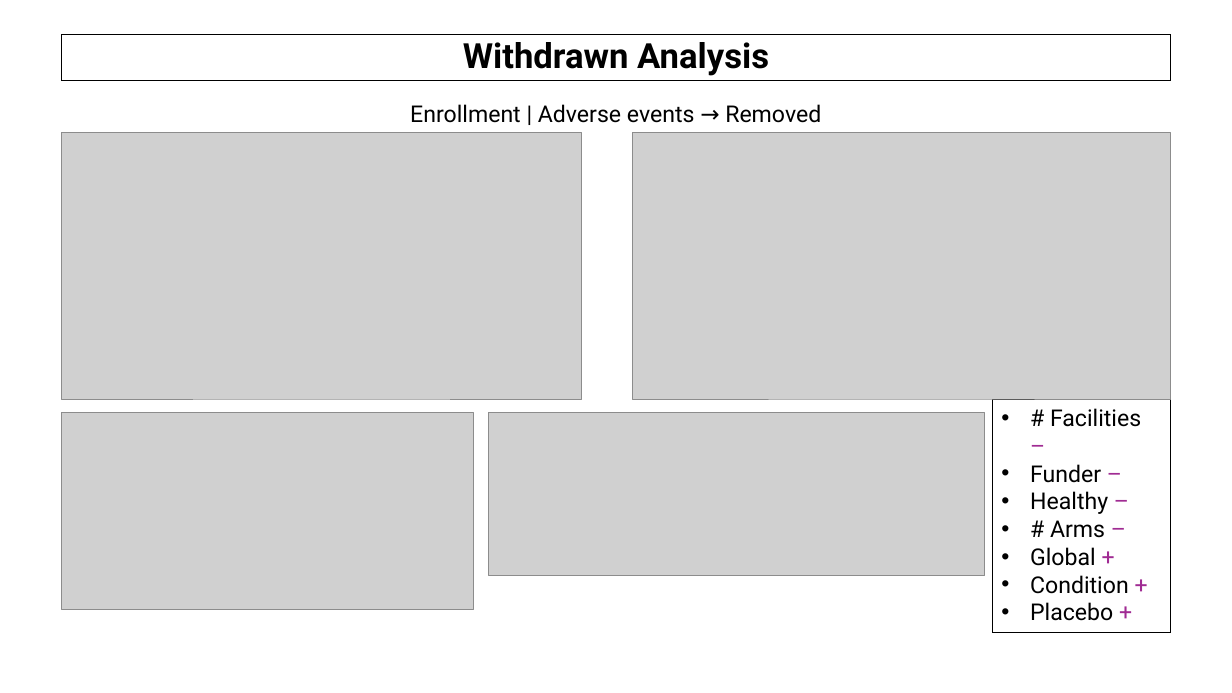
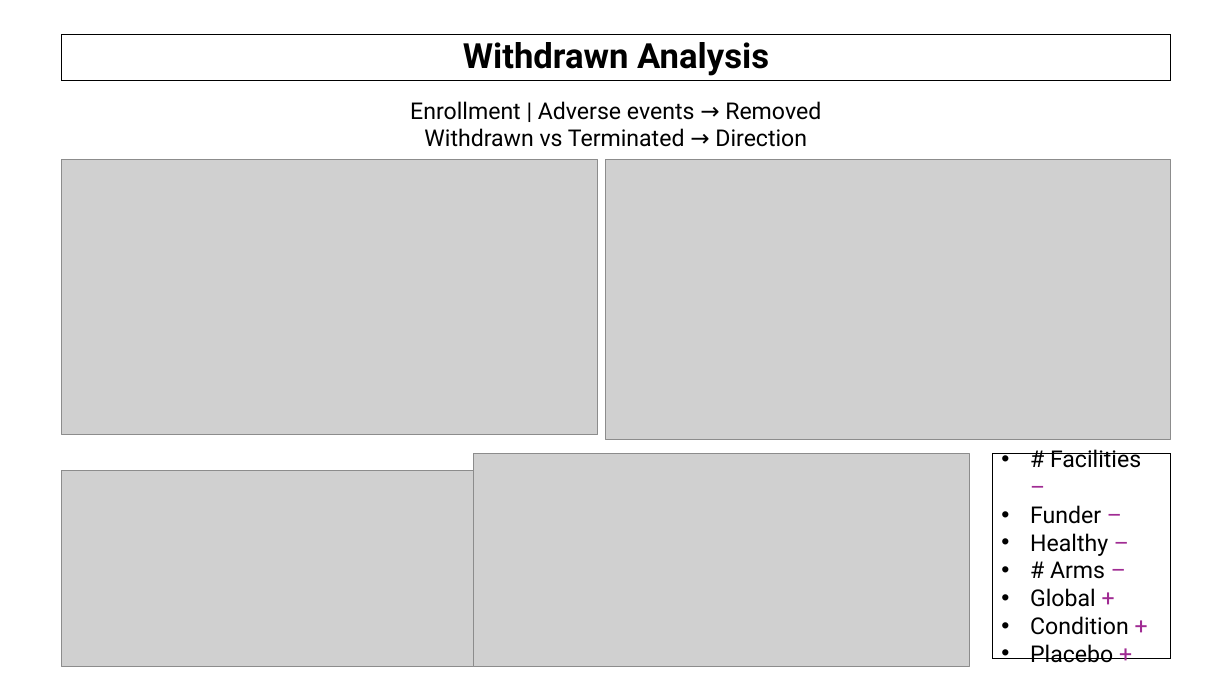
Before and after one commit to AndreouEugenia/Thesis, a slide deck: slide 23 of Thesis_Presentation.pptx. Drawn at 1232x693 pixels with LibreOffice and Linux fonts; fonts in the diff are those of the drawing; grey boxes stand for pictures; background and template pictures are left out. Boxes give left, top, right and bottom in pixels: in the first picture for what was removed or moved away, otherwise in the second. Text is boxed around its words. In the diff, an @@ line names an element or a change of style, - is before the commit and + after.

```diff
--- a/Thesis_Presentation.pptx
+++ b/Thesis_Presentation.pptx
@@ text at (x1=424, y1=128, x2=807, y2=147): paragraph added @@
+Withdrawn vs Terminated → Direction
@@ picture resized from (x1=62, y1=132, x2=582, y2=399) to (x1=62, y1=160, x2=598, y2=435) @@
@@ picture resized from (x1=633, y1=132, x2=1171, y2=399) to (x1=605, y1=160, x2=1170, y2=440) @@
@@ rectangle "# Facilities –" resized from (x1=993, y1=399, x2=1171, y2=632) to (x1=993, y1=453, x2=1171, y2=658) @@
@@ rectangle "# Facilities –" at (x1=993, y1=453, x2=1171, y2=658): vertical alignment top to middle @@
@@ picture moved from (x1=62, y1=412, x2=473, y2=609) to (x1=62, y1=470, x2=473, y2=667) @@
@@ picture resized from (x1=489, y1=412, x2=985, y2=576) to (x1=473, y1=453, x2=970, y2=666) @@
```
Also in this commit, not shown: 11 other slides changed, 8 other files.
